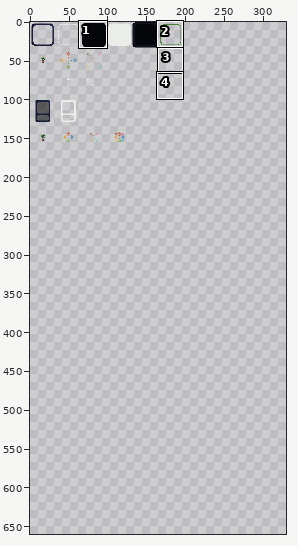
Two versions of one pixel-art file, sprites.aseprite. Above, an overview of the earlier version with the close-up marked.
Close-up. Before:
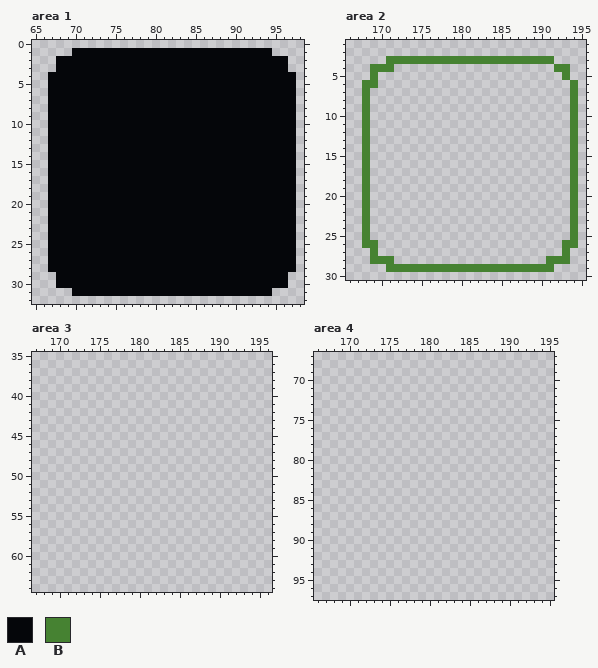
198x165 pixels, 1 frame. Shown: area 1: x 65..98, y 0..32; area 2: x 166..195, y 1..30; area 3: x 167..196, y 35..64; area 4: x 166..195, y 67..97. The old version is drawn lined up with the new one, on the new canvas. The commit also changed other parts of the picture, which this record leaves out.
Visible layers, top first: "Layer 3", "Layer 1".
Palette (. is transparent): A #05060a  B #468232
Pixels before, area 1, first column x 67:
 1 ...AAAAAAAAAAAAAAAAAAAAAAAAA...
 2 .AAAAAAAAAAAAAAAAAAAAAAAAAAAAA.
 3 .AAAAAAAAAAAAAAAAAAAAAAAAAAAAA.
 4 AAAAAAAAAAAAAAAAAAAAAAAAAAAAAAA
 5 AAAAAAAAAAAAAAAAAAAAAAAAAAAAAAA
 6 AAAAAAAAAAAAAAAAAAAAAAAAAAAAAAA
 7 AAAAAAAAAAAAAAAAAAAAAAAAAAAAAAA
 8 AAAAAAAAAAAAAAAAAAAAAAAAAAAAAAA
 9 AAAAAAAAAAAAAAAAAAAAAAAAAAAAAAA
10 AAAAAAAAAAAAAAAAAAAAAAAAAAAAAAA
11 AAAAAAAAAAAAAAAAAAAAAAAAAAAAAAA
12 AAAAAAAAAAAAAAAAAAAAAAAAAAAAAAA
13 AAAAAAAAAAAAAAAAAAAAAAAAAAAAAAA
14 AAAAAAAAAAAAAAAAAAAAAAAAAAAAAAA
15 AAAAAAAAAAAAAAAAAAAAAAAAAAAAAAA
16 AAAAAAAAAAAAAAAAAAAAAAAAAAAAAAA
17 AAAAAAAAAAAAAAAAAAAAAAAAAAAAAAA
18 AAAAAAAAAAAAAAAAAAAAAAAAAAAAAAA
19 AAAAAAAAAAAAAAAAAAAAAAAAAAAAAAA
20 AAAAAAAAAAAAAAAAAAAAAAAAAAAAAAA
21 AAAAAAAAAAAAAAAAAAAAAAAAAAAAAAA
22 AAAAAAAAAAAAAAAAAAAAAAAAAAAAAAA
23 AAAAAAAAAAAAAAAAAAAAAAAAAAAAAAA
24 AAAAAAAAAAAAAAAAAAAAAAAAAAAAAAA
25 AAAAAAAAAAAAAAAAAAAAAAAAAAAAAAA
26 AAAAAAAAAAAAAAAAAAAAAAAAAAAAAAA
27 AAAAAAAAAAAAAAAAAAAAAAAAAAAAAAA
28 AAAAAAAAAAAAAAAAAAAAAAAAAAAAAAA
29 .AAAAAAAAAAAAAAAAAAAAAAAAAAAAA.
30 .AAAAAAAAAAAAAAAAAAAAAAAAAAAAA.
31 ...AAAAAAAAAAAAAAAAAAAAAAAAA...
Pixels before, area 2, first column x 168:
 3 ...BBBBBBBBBBBBBBBBBBBBB...
 4 .BBB....................BB.
 5 .B.......................B.
 6 BB........................B
 7 B.........................B
 8 B.........................B
 9 B.........................B
10 B.........................B
11 B.........................B
12 B.........................B
13 B.........................B
14 B.........................B
15 B.........................B
16 B.........................B
17 B.........................B
18 B.........................B
19 B.........................B
20 B.........................B
21 B.........................B
22 B.........................B
23 B.........................B
24 B.........................B
25 B.........................B
26 BB.......................BB
27 .B.......................B.
28 .BBB...................BBB.
29 ...BBBBBBBBBBBBBBBBBBBBB...
Now the later version:
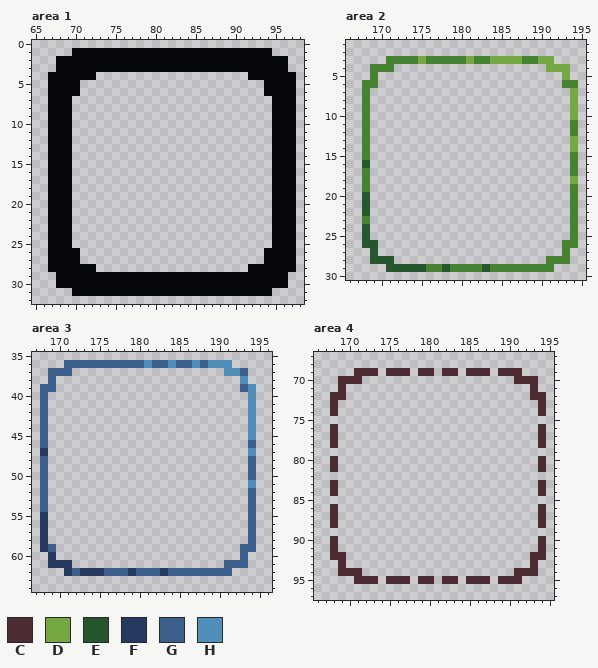
Colours new in this view: C #4d2b32  D #75a743  E #25562e  F #253a5e  G #3c5e8b  H #4f8fba
Change:
canvas 198x165 -> 330x660
Changed rows in their new state; - is an unchanged pixel.
Area 1:
first column x 70:
 4 ---...................---
 5 -.......................-
 6 -.......................-
 7 .........................
 8 .........................
 9 .........................
10 .........................
11 .........................
12 .........................
13 .........................
14 .........................
15 .........................
16 .........................
17 .........................
18 .........................
19 .........................
20 .........................
21 .........................
22 .........................
23 .........................
24 .........................
25 .........................
26 -.......................-
27 -.......................-
28 ---...................---
Area 2:
first column x 168:
 3 -------D-----D--DDDD--DD---
 4 -----------------------DDD-
 5 -------------------------D-
 6 -------------------------B-
 7 --------------------------D
 8 --------------------------D
 9 --------------------------D
10 --------------------------D
13 --------------------------D
14 --------------------------D
16 E--------------------------
18 --------------------------D
20 E--------------------------
21 E--------------------------
22 E--------------------------
24 E--------------------------
25 E--------------------------
26 EE-------------------------
27 -E-------------------------
28 -EEE-----------------------
29 ---EEEEE--E----E-----------
Area 3:
first column x 168:
36 ---GGGGGGGGGGHGGHGGHGHHH---
37 -GGG-------------------HHG-
38 -G-----------------------H-
39 GG-----------------------GH
40 G-------------------------H
41 G-------------------------H
42 G-------------------------H
43 G-------------------------H
44 G-------------------------H
45 G-------------------------H
46 G-------------------------G
47 F-------------------------H
48 G-------------------------G
49 G-------------------------G
50 G-------------------------G
51 G-------------------------H
52 G-------------------------G
53 G-------------------------G
54 G-------------------------G
55 F-------------------------G
56 F-------------------------G
57 F-------------------------G
58 F-------------------------G
59 FG-----------------------GG
60 -F-----------------------G-
61 -FFF-------------------GGG-
62 ---FGFFFGGGFGGGFGGGGGGGG---
Area 4:
first column x 168:
69 ---CCC-CCC-CC-CC-CCC-CCC---
70 -CCC-------------------CCC-
71 -C-----------------------C-
72 CC-----------------------CC
73 C-------------------------C
74 C-------------------------C
76 C-------------------------C
77 C-------------------------C
78 C-------------------------C
80 C-------------------------C
81 C-------------------------C
83 C-------------------------C
84 C-------------------------C
86 C-------------------------C
87 C-------------------------C
88 C-------------------------C
90 C-------------------------C
91 C-------------------------C
92 CC-----------------------CC
93 -C-----------------------C-
94 -CCC-------------------CCC-
95 ---CCC-CCC-CC-CC-CCC-CCC---
Where, in picture pixels (left, top, right, bottom), the same in both close-ups:
erased: (72, 72, 272, 272)
changed: (362, 56, 578, 272)
added: (40, 360, 256, 576)
added: (330, 368, 546, 584)
